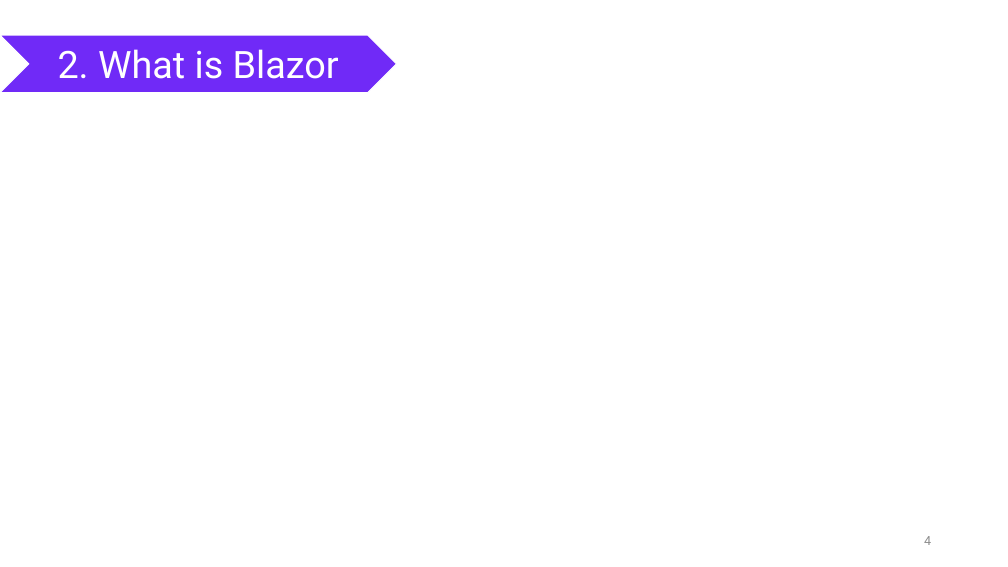
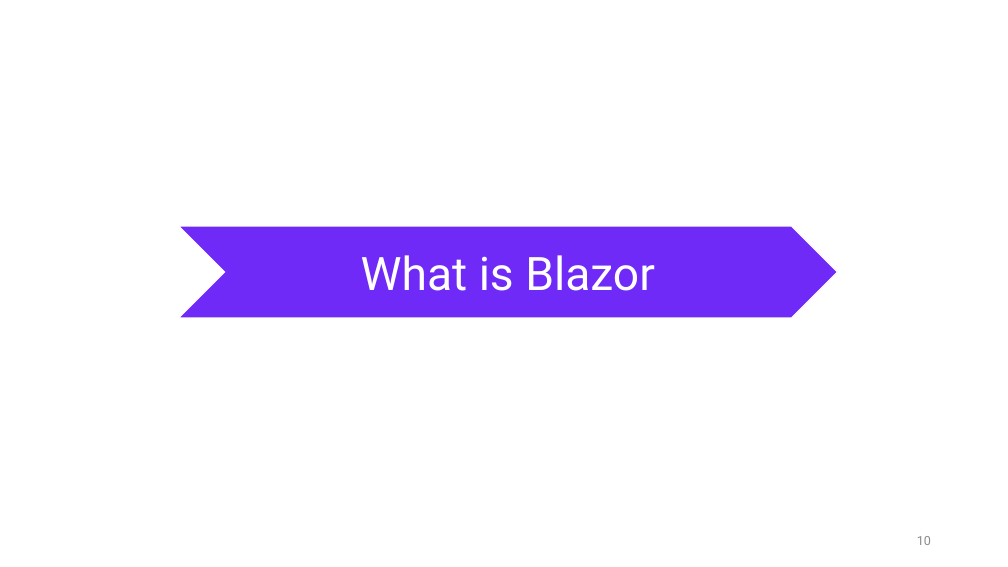
Before and after one commit to nguyenhoanthienit/blazor, a slide deck: slide 10 of Documents/seminar.pptx (slide 4 before the commit). Drawn at 1008x567 pixels with LibreOffice and Linux fonts; fonts in the diff are those of the drawing. Boxes give left, top, right and bottom in pixels: in the first picture for what was removed or moved away, otherwise in the second. Text is boxed around its words. In the diff, an @@ line names an element or a change of style, - is before the commit and + after.

```diff
--- a/Documents/seminar.pptx
+++ b/Documents/seminar.pptx
@@ chevron "What is Blazor": place and size @@
-chevron "What is Blazor" at <box>0,36,397,93</box>
+chevron "What is Blazor" at <box>179,226,838,318</box>
@@ text in chevron at <box>361,255,655,291</box>: text changed; size 36 to 44 pt @@
-2. What is Blazor
+What is Blazor
@@ page number at <box>917,536,931,545</box>: text changed @@
-4
+10
```
Also in this commit, not shown: 3 other slides changed, 13 slides added, 1 slide removed, 11 other files.
